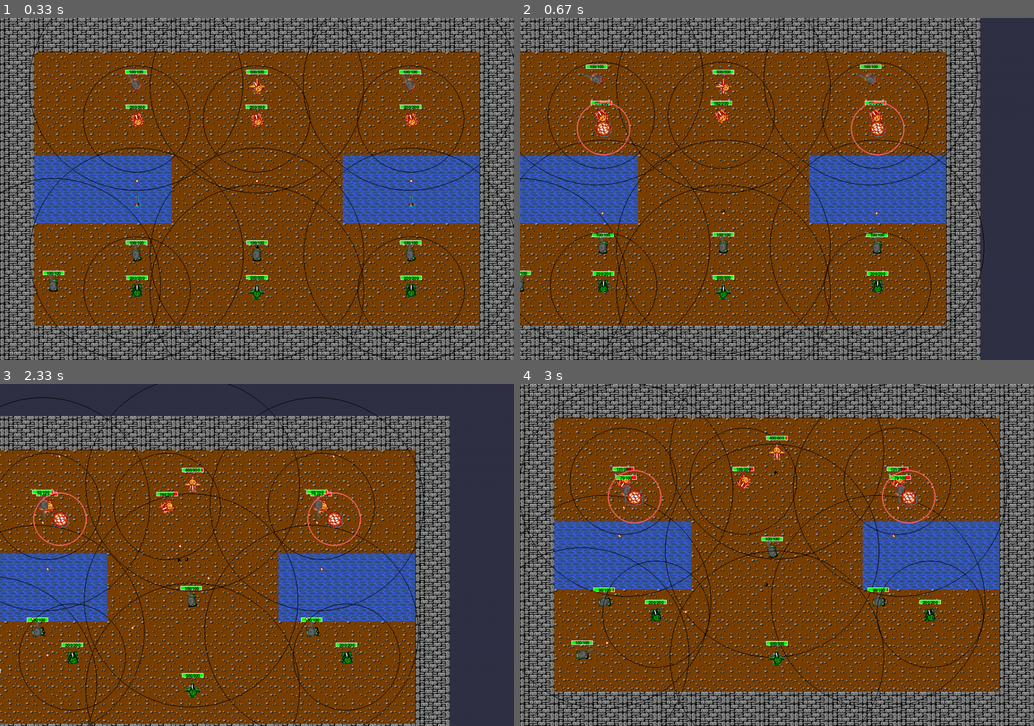
Above: before the commit, frames 1-4 (two rows, left to right).
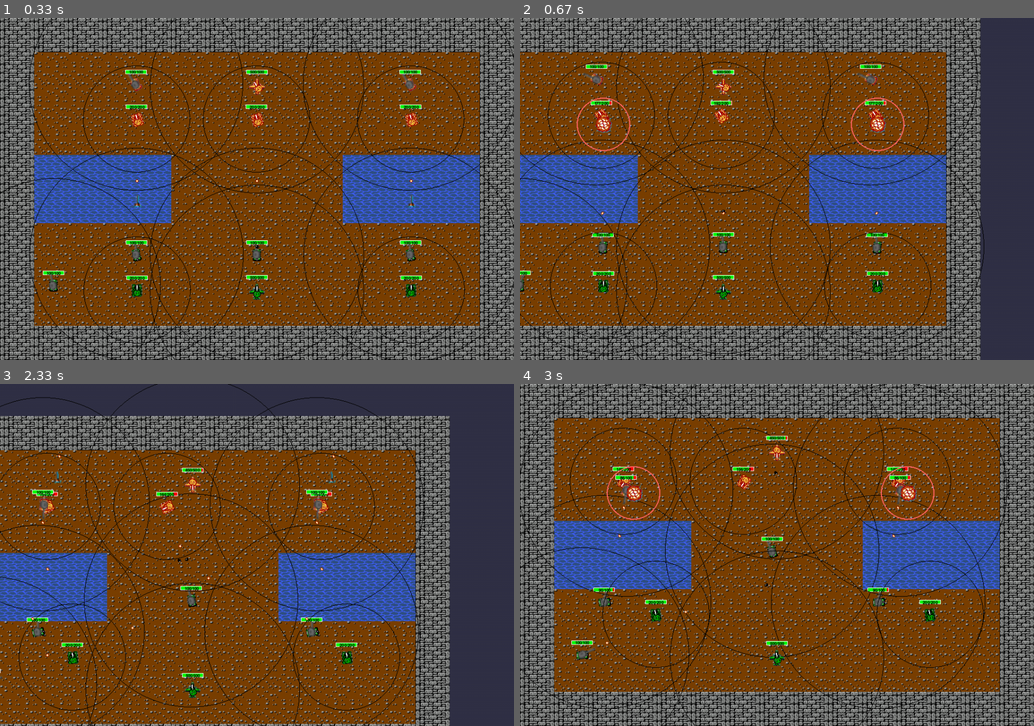
Above: after the commit, the same moments.

Repository: notwuyazui/Jackal
Game: pygame game, started from test.py
The game is run twice, just before and just after one commit, with the same random seed, the same clock (stepped at 60 frames per second) and the same inputs.
Inputs (mouse positions are in pixels of both pictures, inside the frame that each line leads up to):
- Up to frame 1 (0.33 s): no input
- Up to frame 2 (0.67 s): hold Right from 0.33 s (still down); move the mouse to (756, 202) at 0.37 s
- Up to frame 3 (2.33 s): release Right at 0.8 s; hold Up 0.83-1.13 s; hold Right 1.17-1.63 s; tap Space at 1.23, 1.53, 1.73, 2.03, 2.3 s; hold Left 1.67-2.2 s; hold A 1.67-2.2 s; hold Down from 2.23 s (still down); hold S from 2.23 s (still down)
- Up to frame 4 (3 s): tap C at 2.38 s; release Down at 2.53 s; release S at 2.53 s; hold Left 2.57-2.97 s; hold A 2.57-2.97 s; tap Space at 2.63, 2.93 s

Frame 1 is identical in both runs. In frame 2, 0.8% of the frame differs, in the area x 11-75%, y 23-41%; in frame 3, 0.6%; in frame 4, 0.8%, in the area x 16-81%, y 24-41%.

Commit message:
修正了火箭弹的碰撞体积

Diff:
--- a/Bullet/RocketShell/RocketShell.py
+++ b/Bullet/RocketShell/RocketShell.py
@@ -16,7 +16,7 @@
                  velocity_direction: Tuple[float, float] = (1.0, 0.0)):
 
         self.bullet_image_path = "Bullet/RocketShell/RocketShell.png"
-        self.size = (32, 32)
+        self.size = (15, 15)
         self.lifetime = 1.5
         self.speed_rate = 1.2
         self.damage_rate = 0.75           # 被命中本体受伤=直接伤害+爆炸伤害
--- a/Parameter.py
+++ b/Parameter.py
@@ -8,7 +8,7 @@
 FPS = 60
 ACC = 1.0
 
-INF = 10000                # 当需要无视加速度/速度时，取此值
+INF = 10000.0                # 当需要无视加速度/速度时，取此值
 
 UNIT_SPEED = 50.0                       # 单位的基础速度
 UNIT_ACC = 100.0                        # 单位的基础加速度
Not shown, changed: .DS_Store
Not shown, changed: Unit/.DS_Store
